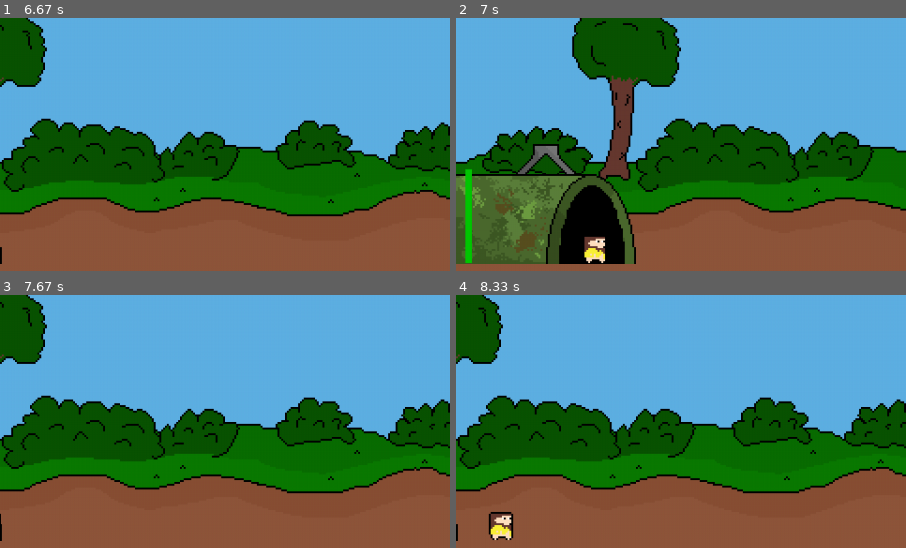
Above: before the commit, frames 1-4 (two rows, left to right).
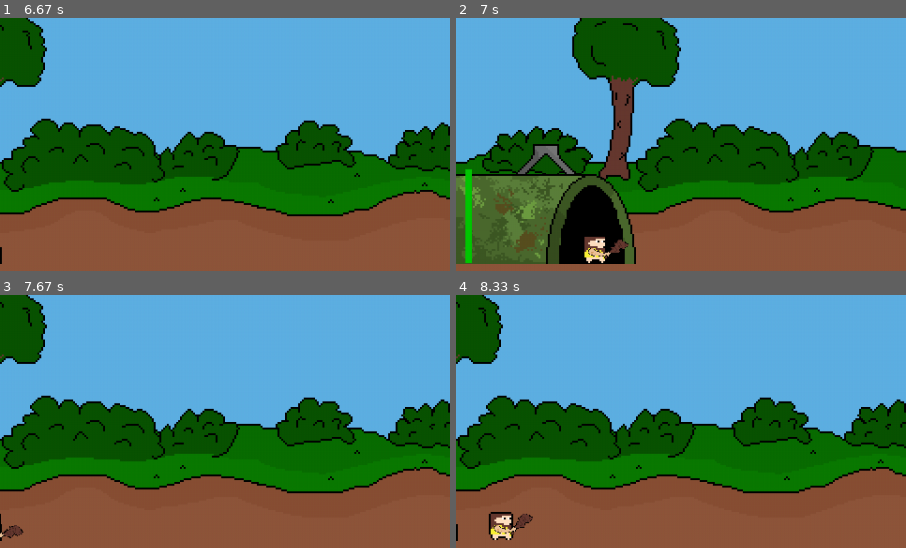
Above: after the commit, the same moments.

Repository: de-dust-enjoyer/age_of_pixel_pygame
Game: pygame game, started from main.py
The game is run twice, just before and just after one commit, with the same random seed, the same clock (stepped at 60 frames per second) and the same inputs.
Inputs (mouse positions are % of the whole screen's width and height, from its top left):
- Up to frame 1 (6.67 s): tap 1 at 0.33 s; tap 2 at 0.67, 3.82, 4.98 s; click (77, 6) at 1.05 s; click (70, 6) at 1.38 s; click (97, 6) at 1.72 s; click (70, 6) at 2.05 s; click (83, 18) at 2.38 s; click (70, 18) at 2.72 s; click (77, 18) at 3.05 s; click (77, 6) at 3.38 s; hold Right 3.67-4.13 s; click (97, 6) at 4.22 s; click (77, 6) at 4.55 s; hold Right 4.83-5.3 s; hold Left 5.33-5.87 s; tap 3 at 5.48 s; click (70, 6) at 5.95 s; click (77, 18) at 6.28 s; hold Left from 6.57 s (still down)
- Up to frame 2 (7 s): tap 3 at 6.72 s; release Left at 6.97 s
- Up to frame 3 (7.67 s): click (70, 18) at 7.05 s; hold Right from 7.33 s (still down); tap 2 at 7.48 s
- Up to frame 4 (8.33 s): release Right at 7.97 s; hold Left from 8 s (still down); tap 3 at 8.15 s
The pictures show only the part of the screen within x 0-50%, y 37-87%; the shares and areas given below are measured in that part.

Frame 1 is identical in both runs. In frame 2, 0.2% of the frame differs, in the area x 29-39%, y 87-96%; in frame 3, 0.2%; in frame 4, 0.3%, in the area x 8-18%, y 86-95%.

Commit message:
addet loading weapon/weapon-projectile spites and impemented weapon animations while mooving, also addet unit death animationgit status!

Diff:
--- a/main.py
+++ b/main.py
@@ -284,8 +284,28 @@
 		self.unit_9_sheet_img = pygame.image.load("assets/units/tier3/aow_3_tank.png").convert_alpha()
 		self.unit_9_sheet = SpriteSheet(self.unit_9_sheet_img)
 		#	loading unit weapons
+		#	tier 1
 		self.weapon_1_sheet_img = pygame.image.load("assets/weapons/tier1/aow_1_weapon_1.png").convert_alpha()
 		self.weapon_1_sheet = SpriteSheet(self.weapon_1_sheet_img)
+		# no weapon model yet (therefore using weapon 1 as placeholder)
+		self.weapon_2_sheet_img = pygame.image.load("assets/weapons/tier1/aow_1_weapon_1.png").convert_alpha()
+		self.weapon_2_sheet = SpriteSheet(self.weapon_2_sheet_img)
+		self.weapon_3_sheet_img = pygame.image.load("assets/weapons/tier1/aow_1_weapon_3.png").convert_alpha()
+		self.weapon_3_sheet = SpriteSheet(self.weapon_3_sheet_img)
+		#	tier 2
+		self.weapon_4_sheet_img = pygame.image.load("assets/weapons/tier2/aow_2_weapon_1.png").convert_alpha()
+		self.weapon_4_sheet = SpriteSheet(self.weapon_4_sheet_img)
+		self.weapon_5_sheet_img = pygame.image.load("assets/weapons/tier2/aow_2_weapon_2.png").convert_alpha()
+		self.weapon_5_sheet = SpriteSheet(self.weapon_5_sheet_img)
+		self.weapon_6_sheet_img = pygame.image.load("assets/weapons/tier2/aow_2_weapon_3.png").convert_alpha()
+		self.weapon_6_sheet = SpriteSheet(self.weapon_6_sheet_img)
+		#	tier 3
+		self.weapon_7_sheet_img = pygame.image.load("assets/weapons/tier3/aow_3_weapon_1.png").convert_alpha()
+		self.weapon_7_sheet = SpriteSheet(self.weapon_7_sheet_img)
+		self.weapon_8_sheet_img = pygame.image.load("assets/weapons/tier3/aow_3_weapon_2.png").convert_alpha()
+		self.weapon_8_sheet = SpriteSheet(self.weapon_8_sheet_img)
+
+
 
 
 
@@ -333,6 +353,10 @@
 		self.projectile_8_sheet = SpriteSheet(self.projectile_8_sheet_img)
 		self.projectile_9_sheet_img = pygame.image.load("assets/projectiles/aow_3_projectile_3.png").convert_alpha()
 		self.projectile_9_sheet = SpriteSheet(self.projectile_9_sheet_img)
+		#	unit projectiles
+		#self.unit_projectile_2 = pygame.image.load("assets/weapons/tier1/aow_1_weapon_projectile_2.png").convert_alpha()
+		self.unit_projectile_5 = pygame.image.load("assets/weapons/tier2/aow_2_weapon_projectile_2.png").convert_alpha()
+		self.unit_projectile_7 = pygame.image.load("assets/weapons/tier3/aow_3_weapon_projectile_1.png").convert_alpha()
 
 
 
@@ -2116,8 +2140,11 @@
 		self.moving = True
 		self.fighting = False
 		self.has_weapon = unit_info.has_weapon[id]
+		self.rotation = 0
+		self.scale = 1
 		if self.has_weapon:
-			self.weapon_rotation = 90
+			self.weapon_rotation = 0
+			self.idle_swinging_direction = 0
 		self.id = id
 		self.movement_speed = 1
 		self.fall_speed = 0
@@ -2141,10 +2168,15 @@
 			self.frame3_surf = game.unit_1_sheet.get_image(2, (16, 16), (1, 0, 0), 2)
 			self.frame4_surf = game.unit_1_sheet.get_image(3, (16, 16), (1, 0, 0), 2)
 			self.unit_rect = self.frame1_surf.get_rect()
-
-			self.weapon_surf = game.weapon_1_sheet.get_image(0, (128,128), (1,0,0), 0.8)
+			self.unit_rect_rotate = self.unit_rect
+
+			self.weapon_surf = game.weapon_1_sheet.get_image(0, (128,128), (1,0,0), 0.6)
 			self.weapon_rect = self.weapon_surf.get_rect()
 			self.weapon_rect_rotate = self.weapon_rect
+			self.weapon_offset_x = 3
+			self.weapon_offset_y = 4
+			self.idle_swinging_distance = 30
+			self.idle_swinging_speed = 0.7
 
 		elif self.id == 2:
 			self.frame1_surf = game.unit_2_sheet.get_image(0, (16, 16), (1, 0, 0), 2)
@@ -2152,6 +2184,15 @@
 			self.frame3_surf = game.unit_2_sheet.get_image(2, (16, 16), (1, 0, 0), 2)
 			self.frame4_surf = game.unit_2_sheet.get_image(3, (16, 16), (1, 0, 0), 2)
 			self.unit_rect = self.frame1_surf.get_rect()
+			self.unit_rect_rotate = self.unit_rect
+
+			self.weapon_surf = game.weapon_2_sheet.get_image(0, (128,128), (1,0,0), 0.8)
+			self.weapon_rect = self.weapon_surf.get_rect()
+			self.weapon_rect_rotate = self.weapon_rect
+			self.weapon_offset_x = 3
+			self.weapon_offset_y = 4
+			self.idle_swinging_distance = 30
+			self.idle_swinging_speed = 0.7
 
 		elif self.id == 3:
 			self.frame1_surf = game.unit_3_sheet.get_image(0, (32, 32), (1, 0, 0), 2)
@@ -2159,6 +2200,15 @@
 			self.frame3_surf = game.unit_3_sheet.get_image(0, (32, 32), (1, 0, 0), 2)
 			self.frame4_surf = game.unit_3_sheet.get_image(1, (32, 32), (1, 0, 0), 2)
 			self.unit_rect = self.frame1_surf.get_rect()
+			self.unit_rect_rotate = self.unit_rect
+
+			self.weapon_surf = game.weapon_3_sheet.get_image(0, (128,128), (1,0,0), 0.8)
+			self.weapon_rect = self.weapon_surf.get_rect()
+			self.weapon_rect_rotate = self.weapon_rect
+			self.weapon_offset_x = 3
+			self.weapon_offset_y = 4
+			self.idle_swinging_distance = 30
+			self.idle_swinging_speed = 0.7
 
 		elif self.id == 4:
 			self.frame1_surf = game.unit_4_sheet.get_image(0, (16, 16), (1, 0, 0), 2)
@@ -2166,36 +2216,90 @@
 			self.frame3_surf = game.unit_4_sheet.get_image(2, (16, 16), (1, 0, 0), 2)
 			self.frame4_surf = game.unit_4_sheet.get_image(3, (16, 16), (1, 0, 0), 2)
 			self.unit_rect = self.frame1_surf.get_rect()
+			self.unit_rect_rotate = self.unit_rect
+
+			self.weapon_surf = game.weapon_4_sheet.get_image(0, (128,128), (1,0,0), 0.8)
+			self.weapon_rect = self.weapon_surf.get_rect()
+			self.weapon_rect_rotate = self.weapon_rect
+			self.weapon_offset_x = 3
+			self.weapon_offset_y = 4
+			self.idle_swinging_distance = 30
+			self.idle_swinging_speed = 0.7
+
 		elif self.id == 5:
 			self.frame1_surf = game.unit_5_sheet.get_image(0, (16, 16), (1, 0, 0), 2)
 			self.frame2_surf = game.unit_5_sheet.get_image(1, (16, 16), (1, 0, 0), 2)
 			self.frame3_surf = game.unit_5_sheet.get_image(2, (16, 16), (1, 0, 0), 2)
 			self.frame4_surf = game.unit_5_sheet.get_image(3, (16, 16), (1, 0, 0), 2)
 			self.unit_rect = self.frame1_surf.get_rect()
+			self.unit_rect_rotate = self.unit_rect
+
+			self.weapon_surf = game.weapon_5_sheet.get_image(0, (128,128), (1,0,0), 0.8)
+			self.weapon_rect = self.weapon_surf.get_rect()
+			self.weapon_rect_rotate = self.weapon_rect
+			self.weapon_offset_x = 3
+			self.weapon_offset_y = 4
+			self.idle_swinging_distance = 30
+			self.idle_swinging_speed = 0.7
+
 		elif self.id == 6:
 			self.frame1_surf = game.unit_6_sheet.get_image(0, (32, 32), (1, 0, 0), 2)
 			self.frame2_surf = game.unit_6_sheet.get_image(1, (32, 32), (1, 0, 0), 2)
 			self.frame3_surf = game.unit_6_sheet.get_image(2, (32, 32), (1, 0, 0), 2)
 			self.frame4_surf = game.unit_6_sheet.get_image(3, (32, 32), (1, 0, 0), 2)
 			self.unit_rect = self.frame1_surf.get_rect()
+			self.unit_rect_rotate = self.unit_rect
+
+			self.weapon_surf = game.weapon_6_sheet.get_image(0, (128,128), (1,0,0), 0.8)
+			self.weapon_rect = self.weapon_surf.get_rect()
+			self.weapon_rect_rotate = self.weapon_rect
+			self.weapon_offset_x = 3
+			self.weapon_offset_y = 4
+			self.idle_swinging_distance = 30
+			self.idle_swinging_speed = 0.7
+
 		elif self.id == 7:
 			self.frame1_surf = game.unit_7_sheet.get_image(0, (16, 16), (1, 0, 0), 2)
 			self.frame2_surf = game.unit_7_sheet.get_image(1, (16, 16), (1, 0, 0), 2)
 			self.frame3_surf = game.unit_7_sheet.get_image(2, (16, 16), (1, 0, 0), 2)
 			self.frame4_surf = game.unit_7_sheet.get_image(3, (16, 16), (1, 0, 0), 2)
 			self.unit_rect = self.frame1_surf.get_rect()
+			self.unit_rect_rotate = self.unit_rect
+
+			self.weapon_surf = game.weapon_7_sheet.get_image(0, (128,128), (1,0,0), 0.8)
+			self.weapon_rect = self.weapon_surf.get_rect()
+			self.weapon_rect_rotate = self.weapon_rect
+			self.weapon_offset_x = 3
+			self.weapon_offset_y = 4
+			self.idle_swinging_distance = 30
+			self.idle_swinging_speed = 0.7
+
 		elif self.id == 8:
 			self.frame1_surf = game.unit_8_sheet.get_image(0, (16, 16), (1, 0, 0), 2)
 			self.frame2_surf = game.unit_8_sheet.get_image(1, (16, 16), (1, 0, 0), 2)
 			self.frame3_surf = game.unit_8_sheet.get_image(2, (16, 16), (1, 0, 0), 2)
 			self.frame4_surf = game.unit_8_sheet.get_image(3, (16, 16), (1, 0, 0), 2)
 			self.unit_rect = self.frame1_surf.get_rect()
+			self.unit_rect_rotate = self.unit_rect
+
+			self.weapon_surf = game.weapon_8_sheet.get_image(0, (128,128), (1,0,0), 0.8)
+			self.weapon_rect = self.weapon_surf.get_rect()
+			self.weapon_rect_rotate = self.weapon_rect
+			self.weapon_offset_x = 3
+			self.weapon_offset_y = 4
+			self.idle_swinging_distance = 30
+			self.idle_swinging_speed = 0.7
+
 		elif self.id == 9:
 			self.frame1_surf = game.unit_9_sheet.get_image(0, (32, 32), (1, 0, 0), 3)
 			self.frame2_surf = game.unit_9_sheet.get_image(1, (32, 32), (1, 0, 0), 3)
 			self.frame3_surf = game.unit_9_sheet.get_image(2, (32, 32), (1, 0, 0), 3)
 			self.frame4_surf = game.unit_9_sheet.get_image(3, (32, 32), (1, 0, 0), 3)
 			self.unit_rect = self.frame1_surf.get_rect()
+			self.unit_rect_rotate = self.unit_rect
+
+		self.height = self.unit_rect.height
+		self.width = self.unit_rect.width
 
 
 			# flip the unit if its from the enemy
@@ -2210,6 +2314,8 @@
 			self.frame4_surf = pygame.transform.flip(self.frame4_surf, True, False)
 			self.frame4_surf.set_colorkey((1,000,000))
 
+			self.weapon_surf = pygame.transform.flip(self.weapon_surf, True, False)
+
 		else:
 			self.x_pos = 32
 
@@ -2219,9 +2325,31 @@
 		if self.friendly:
 			self.front_rect = pygame.Rect(self.x_pos + self.unit_rect.width, game.FLOOR_LEVEL, 6, self.unit_rect.height)
 			self.front_rect.bottom = game.FLOOR_LEVEL
+
 		else:
 			self.front_rect = pygame.Rect(self.x_pos - self.unit_rect.width, game.FLOOR_LEVEL, 6, self.unit_rect.height)
 			self.front_rect.bottom = game.FLOOR_LEVEL
+
+	def rotate_and_scale(self):
+		if self.animation_state == 0:
+			scaled_surf = pygame.transform.scale(self.frame1_surf, (self.width * self.scale, self.height * self.scale))
+			rotated_surf = pygame.transform.rotate(scaled_surf, self.rotation)
+		if self.animation_state == 1:
+			scaled_surf = pygame.transform.scale(self.frame2_surf, (self.width * self.scale, self.height * self.scale))
+			rotated_surf = pygame.transform.rotate(scaled_surf, self.rotation)
+		if self.animation_state == 2:
+			scaled_surf = pygame.transform.scale(self.frame3_surf, (self.width * self.scale, self.height * self.scale))
+			rotated_surf = pygame.transform.rotate(scaled_surf, self.rotation)
+		if self.animation_state == 3:
+			scaled_surf = pygame.transform.scale(self.frame4_surf, (self.width * self.scale, self.height * self.scale))
+			rotated_surf = pygame.transform.rotate(scaled_surf, self.rotation)
+		rotated_surf.set_colorkey((1,0,0))
+		self.unit_rect_rotate = rotated_surf.get_rect(center= self.unit_rect.center)
+
+		return rotated_surf
+
+
+
 
 	def spawn_friendly(self, id):
 		unit = Unit(True, id)
@@ -2254,7 +2382,9 @@
 				unit.unit_rect.x = unit.x_pos + game.camera_offset_x
 				unit.front_rect.x = unit.x_pos + unit.unit_rect.width + game.camera_offset_x
 			unit.unit_rect.y += unit.fall_speed
-			#unit.weapon_rect.center = (unit.unit_rect.center[0] - 3, unit.unit_rect.center[1] + 4)
+			if unit.has_weapon:
+				unit.weapon_rect.center = (unit.unit_rect.center[0] - unit.weapon_offset_x, unit.unit_rect.center[1] + unit.weapon_offset_y)
+				unit.weapon_walking_animation()
 
 		for unit in game.enemy_units:
 			if unit.moving:
@@ -2265,12 +2395,38 @@
 				unit.unit_rect.x = unit.x_pos + game.camera_offset_x
 				unit.front_rect.bottomright = (unit.x_pos + game.camera_offset_x, game.FLOOR_LEVEL)
 			unit.unit_rect.y += unit.fall_speed
+			if unit.has_weapon:
+				unit.weapon_rect.center = (unit.unit_rect.center[0] + unit.weapon_offset_x, unit.unit_rect.center[1] + unit.weapon_offset_y)
+				unit.weapon_walking_animation()
 
 	def rotate_weapon(self):
 		rotated_surf = pygame.transform.rotate(self.weapon_surf, self.weapon_rotation)
 		rotated_surf.set_colorkey((1,0,0))
 		self.weapon_rect_rotate = rotated_surf.get_rect(center= self.weapon_rect.center)
 		return rotated_surf
+
+	def weapon_walking_animation(self):
+		if self.moving:
+			if self.friendly:
+				if not self.weapon_rotation <= -self.idle_swinging_distance and self.idle_swinging_direction == 0:
+					self.weapon_rotation -= self.idle_swinging_speed
+				elif self.weapon_rotation <= -self.idle_swinging_distance and self.idle_swinging_direction == 0:
+					self.idle_swinging_direction = 1
+				elif not self.weapon_rotation >= 0 and self.idle_swinging_direction == 1:
+					self.weapon_rotation += self.idle_swinging_speed
+				elif self.weapon_rotation >= 0 and self.idle_swinging_direction == 1:
+					self.idle_swinging_direction = 0
+			else:
+				if not self.weapon_rotation >= +self.idle_swinging_distance and self.idle_swinging_direction == 0:
+					self.weapon_rotation += self.idle_swinging_speed
+				elif self.weapon_rotation >= +self.idle_swinging_distance and self.idle_swinging_direction == 0:
+					self.idle_swinging_direction = 1
+				elif not self.weapon_rotation <= 0 and self.idle_swinging_direction == 1:
+					self.weapon_rotation -= self.idle_swinging_speed
+				elif self.weapon_rotation <= 0 and self.idle_swinging_direction == 1:
+					self.idle_swinging_direction = 0
+
+
 
 
 
@@ -2296,6 +2452,8 @@
 				unit.fighting = False
 				unit.moving = False
 				unit.unit_rect.x -= unit.fall_speed
+				unit.rotation += 6
+				unit.scale -= 0.02
 
 				if unit.unit_rect.y >= 500:
 					game.friendly_units.pop(game.friendly_units.index(unit))
@@ -2308,6 +2466,9 @@
 				unit.fighting = False
 				unit.moving = False
 				unit.unit_rect.x += unit.fall_speed
+				unit.rotation -= 6
+				unit.scale -= 0.02
+
 
 				if unit.unit_rect.y >= 500:
 					game.enemy_units.pop(game.enemy_units.index(unit))
@@ -2344,7 +2505,6 @@
 	def attack(self):
 		for unit in game.friendly_units:
 			if unit.fighting:
-				unit.weapon_rotation -= 3
 				unit.attack_timer += 1
 				if unit.attack_timer == unit.attack_timer_goal:
 					unit.attack_timer = 0
@@ -2376,26 +2536,14 @@
 
 	def draw(self):
 		for unit in game.friendly_units:
-			if unit.animation_state == 0:
-				game.screen.blit(unit.frame1_surf, unit.unit_rect)
-			elif unit.animation_state == 1:
-				game.screen.blit(unit.frame2_surf, unit.unit_rect)
-			elif unit.animation_state == 2:
-				game.screen.blit(unit.frame3_surf, unit.unit_rect)
-			elif unit.animation_state == 3:
-				game.screen.blit(unit.frame4_surf, unit.unit_rect)
-			#game.screen.blit(unit.rotate_weapon(), unit.weapon_rect_rotate)
+			game.screen.blit(unit.rotate_and_scale(), unit.unit_rect_rotate)
+			if unit.has_weapon:
+				game.screen.blit(unit.rotate_weapon(), unit.weapon_rect_rotate)
 
 		for unit in game.enemy_units:
-			if unit.animation_state == 0:
-				game.screen.blit(unit.frame1_surf, unit.unit_rect)
-			elif unit.animation_state == 1:
-				game.screen.blit(unit.frame2_surf, unit.unit_rect)
-			elif unit.animation_state == 2:
-				game.screen.blit(unit.frame3_surf, unit.unit_rect)
-			elif unit.animation_state == 3:
-				game.screen.blit(unit.frame4_surf, unit.unit_rect)
-
+			game.screen.blit(unit.rotate_and_scale(), unit.unit_rect_rotate)
+			if unit.has_weapon:
+				game.screen.blit(unit.rotate_weapon(), unit.weapon_rect_rotate)
 
 
 	def update(self):
